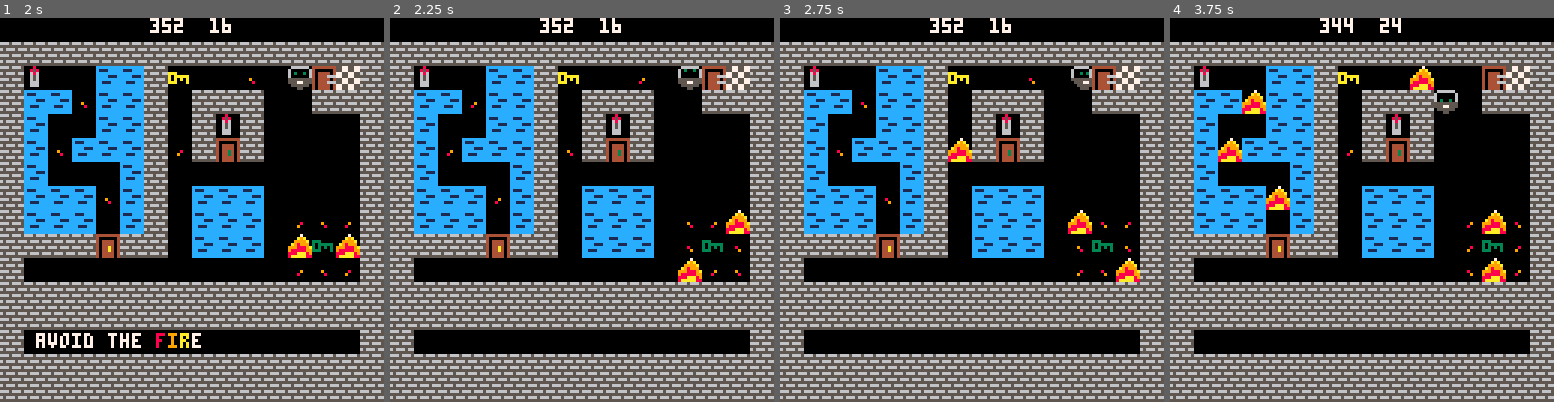
Above: before the commit, frames 1-4 (left to right).
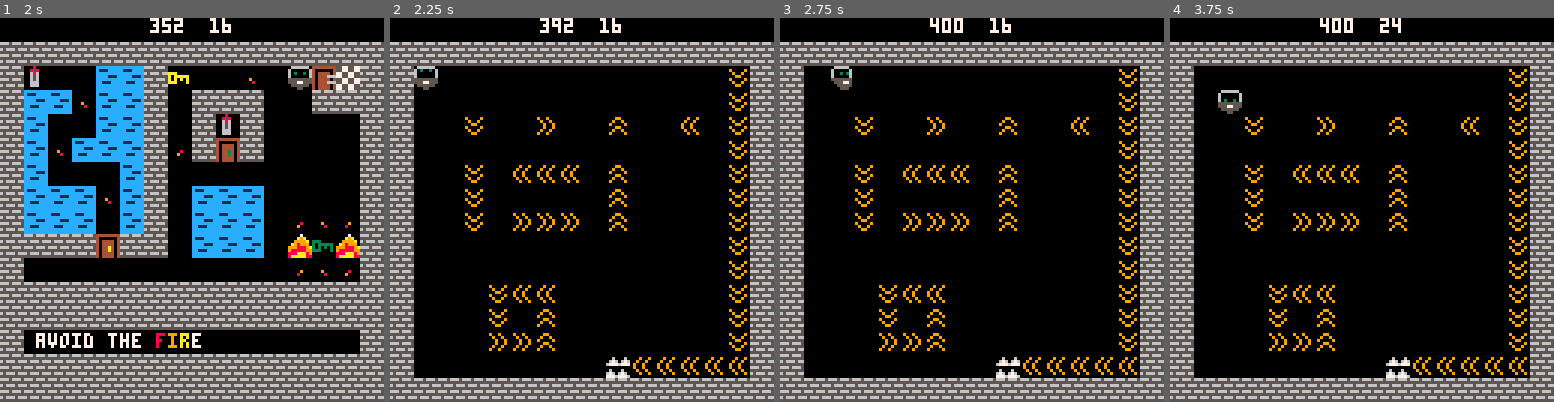
Above: after the commit, the same moments.

Repository: VedVid/picos-challange
Game: PICO-8 cartridge picoschallange.p8
The game is run twice, just before and just after one commit, with the same random seed, the same clock (stepped at 60 frames per second) and the same inputs.
Inputs:
- Up to frame 1 (2 s): tap O (Z key) at 0.7, 1.7 s; hold Right from 1.6 s (still down)
- Up to frame 2 (2.25 s): release Right at 2.1 s; tap O (Z key) at 2.1 s; hold Up from 2.15 s (still down)
- Up to frame 3 (2.75 s): release Up at 2.42 s; hold Right from 2.47 s (still down); tap O (Z key) at 2.5 s
- Up to frame 4 (3.75 s): tap O (Z key) at 2.9, 3.3, 3.7 s; release Right at 3.03 s; hold Left 3.08-3.58 s; hold Down from 3.63 s (still down)

Frame 1 is identical in both runs. In frame 2, 41% of the frame differs, in the area x 6-94%, y 0-94%; in frame 3, 41%; in frame 4, 42%.

Commit message:
Function of "arrowways" is implemented - arrows will transport player to the destination if frame%2==0. It should help player to break from the loop, for example.

Diff:
--- a/picoschallange.p8
+++ b/picoschallange.p8
@@ -142,6 +142,14 @@
    next_level()
   elseif sprite == 26 then
    remove_sprite(x, y)
+  elseif sprite == 56 then
+   if (mod(2)) player.y += 8
+  elseif sprite == 57 then
+   if (mod(2)) player.x += 8
+  elseif sprite == 58 then
+   if (mod(2)) player.y -= 8
+  elseif sprite == 59 then
+   if (mod(2)) player.x -= 8
   end
  elseif flags.door then
   if ((sprite == 17 and player.key_gold) or
@@ -263,6 +271,15 @@
 end
 
 
+function level_4()
+ camera(offset_x, 0)
+ player = new_player()
+ player.level = 4
+ player.x = 8+offset_x
+ player.y = 16
+end
+
+
 function set_up_level(restart)
  if player.level == 1 then
   level_1()
@@ -276,6 +293,11 @@
    offset_x += 128
   end
   level_3()
+ elseif player.level == 4 then
+  if not restart then
+   offset_x += 128
+  end
+  level_4()
  end
 end
 
@@ -321,6 +343,14 @@
  if frame > 100 then
   frame = 0
  end
+end
+
+
+function mod(modulo)
+ if frame % modulo == 0 then
+  return true
+ end
+ return false
 end
 
 -->8
@@ -394,18 +424,18 @@
 0000000000000000000000000000000000000000000000000000000000000000000000000000000000000000000000000000000000000000000000000000000000000000000000000000000000000000000000000000000000000000000000000000000000000000000000000000000000000000000000000000000000000000
 __map__
 0000000000000000000000000000000000000000000000000000000000000000000000000000000000000000000000000000000000000000000000000000000000000000000000000000000000000000000000000000000000000000000000000000000000000000000000000000000000000000000000000000000000000000
-1010101010101010101010101010101010101010101010101010101010101010101010101010101010101010101010100000000000000000000000000000000000000000000000000000000000000000000000000000000000000000000000000000000000000000000000000000000000000000000000000000000000000000
-1010101010101010101010101010101010000000000000100010000000000010101b00003030102000003400001815100000000000000000000000000000000000000000000000000000000000000000000000000000000000000000000000000000000000000000000000000000000000000000000000000000000000000000
-1010101010101010101010101010101010000000000000100010000000000010103030343030100010101000001010100000000000000000000000000000000000000000000000000000000000000000000000000000000000000000000000000000000000000000000000000000000000000000000000000000000000000000
-1010101010101010101010101010101010001b210000000000120000201b00101030000030301000101b1000000000100000000000000000000000000000000000000000000000000000000000000000000000000000000000000000000000000000000000000000000000000000000000000000000000000000000000000000
-1010100000000000000000000010101010000000000000100010000000000010103034303030103310121000000000100000000000000000000000000000000000000000000000000000000000000000000000000000000000000000000000000000000000000000000000000000000000000000000000000000000000000000
-1010100000000010101010111010101010101010101310101010101110101010103000000030100000000000000000100000000000000000000000000000000000000000000000000000000000000000000000000000000000000000000000000000000000000000000000000000000000000000000000000000000000000000
-1010100000200019151010001b10101010000000000000101510000000000010103030303430100030303000000000100000000000000000000000000000000000000000000000000000000000000000000000000000000000000000000000000000000000000000000000000000000000000000000000000000000000000000
-1010100000000010101010101010101010001b230000001016100000221b0010103030300030100030303000333435100000000000000000000000000000000000000000000000000000000000000000000000000000000000000000000000000000000000000000000000000000000000000000000000000000000000000000
-1010100000000000000000000010101010000000000000100010000000000010101010101110100030303000362136100000000000000000000000000000000000000000000000000000000000000000000000000000000000000000000000000000000000000000000000000000000000000000000000000000000000000000
-1010101010101010101010101010101010000000000000140010000000000010100000000000000000000000353433100000000000000000000000000000000000000000000000000000000000000000000000000000000000000000000000000000000000000000000000000000000000000000000000000000000000000000
-1000000000000000000000000000101010000000000000100010000000000010101010101010101010101010101010100000000000000000000000000000000000000000000000000000000000000000000000000000000000000000000000000000000000000000000000000000000000000000000000000000000000000000
-1000000000000000000000000000101010000000000000100010000000000010101010101010101010101010101010100000000000000000000000000000000000000000000000000000000000000000000000000000000000000000000000000000000000000000000000000000000000000000000000000000000000000000
-1000000000000000000000000000101010000000000000100010000000000010100000000000000000000000000000100000000000000000000000000000000000000000000000000000000000000000000000000000000000000000000000000000000000000000000000000000000000000000000000000000000000000000
-1000000000000000000000000000101010000000000000100010000000000010101010101010101010101010101010100000000000000000000000000000000000000000000000000000000000000000000000000000000000000000000000000000000000000000000000000000000000000000000000000000000000000000
-1010101010101010101010101010101010101010101010101010101010101010101010101010101010101010101010100000000000000000000000000000000000000000000000000000000000000000000000000000000000000000000000000000000000000000000000000000000000000000000000000000000000000000
+1010101010101010101010101010101010101010101010101010101010101010101010101010101010101010101010101010101010101010101010101010101000000000000000000000000000000000000000000000000000000000000000000000000000000000000000000000000000000000000000000000000000000000
+1010101010101010101010101010101010000000000000100010000000000010101b00003030102000003400001815101000000000000000000000000000381000000000000000000000000000000000000000000000000000000000000000000000000000000000000000000000000000000000000000000000000000000000
+1010101010101010101010101010101010000000000000100010000000000010103030343030100010101000001010101000000000000000000000000000381000000000000000000000000000000000000000000000000000000000000000000000000000000000000000000000000000000000000000000000000000000000
+1010101010101010101010101010101010001b210000000000120000201b00101030000030301000101b1000000000101000003800003900003a00003b00381000000000000000000000000000000000000000000000000000000000000000000000000000000000000000000000000000000000000000000000000000000000
+1010100000000000000000000010101010000000000000100010000000000010103034303030103310121000000000101000000000000000000000000000381000000000000000000000000000000000000000000000000000000000000000000000000000000000000000000000000000000000000000000000000000000000
+10101000000000101010101110101010101010101013101010101011101010101030000000301000000000000000001010000038003b3b3b003a00000000381000000000000000000000000000000000000000000000000000000000000000000000000000000000000000000000000000000000000000000000000000000000
+1010100000200019151010001b10101010000000000000101510000000000010103030303430100030303000000000101000003800000000003a00000000381000000000000000000000000000000000000000000000000000000000000000000000000000000000000000000000000000000000000000000000000000000000
+1010100000000010101010101010101010001b230000001016100000221b0010103030300030100030303000333435101000003800393939003a00000000381000000000000000000000000000000000000000000000000000000000000000000000000000000000000000000000000000000000000000000000000000000000
+1010100000000000000000000010101010000000000000100010000000000010101010101110100030303000362136101000000000000000000000000000381000000000000000000000000000000000000000000000000000000000000000000000000000000000000000000000000000000000000000000000000000000000
+1010101010101010101010101010101010000000000000140010000000000010100000000000000000000000353433101000000000000000000000000000381000000000000000000000000000000000000000000000000000000000000000000000000000000000000000000000000000000000000000000000000000000000
+10000000000000000000000000001010100000000000001000100000000000101010101010101010101010101010101010000000383b3b00000000000000381000000000000000000000000000000000000000000000000000000000000000000000000000000000000000000000000000000000000000000000000000000000
+1000000000000000000000000000101010000000000000100010000000000010101010101010101010101010101010101000000038003a00000000000000381000000000000000000000000000000000000000000000000000000000000000000000000000000000000000000000000000000000000000000000000000000000
+1000000000000000000000000000101010000000000000100010000000000010100000000000000000000000000000101000000039393a00000000000000381000000000000000000000000000000000000000000000000000000000000000000000000000000000000000000000000000000000000000000000000000000000
+100000000000000000000000000010101000000000000010001000000000001010101010101010101010101010101010100000000000000000373b3b3b3b3b1000000000000000000000000000000000000000000000000000000000000000000000000000000000000000000000000000000000000000000000000000000000
+1010101010101010101010101010101010101010101010101010101010101010101010101010101010101010101010101010101010101010101010101010101000000000000000000000000000000000000000000000000000000000000000000000000000000000000000000000000000000000000000000000000000000000
